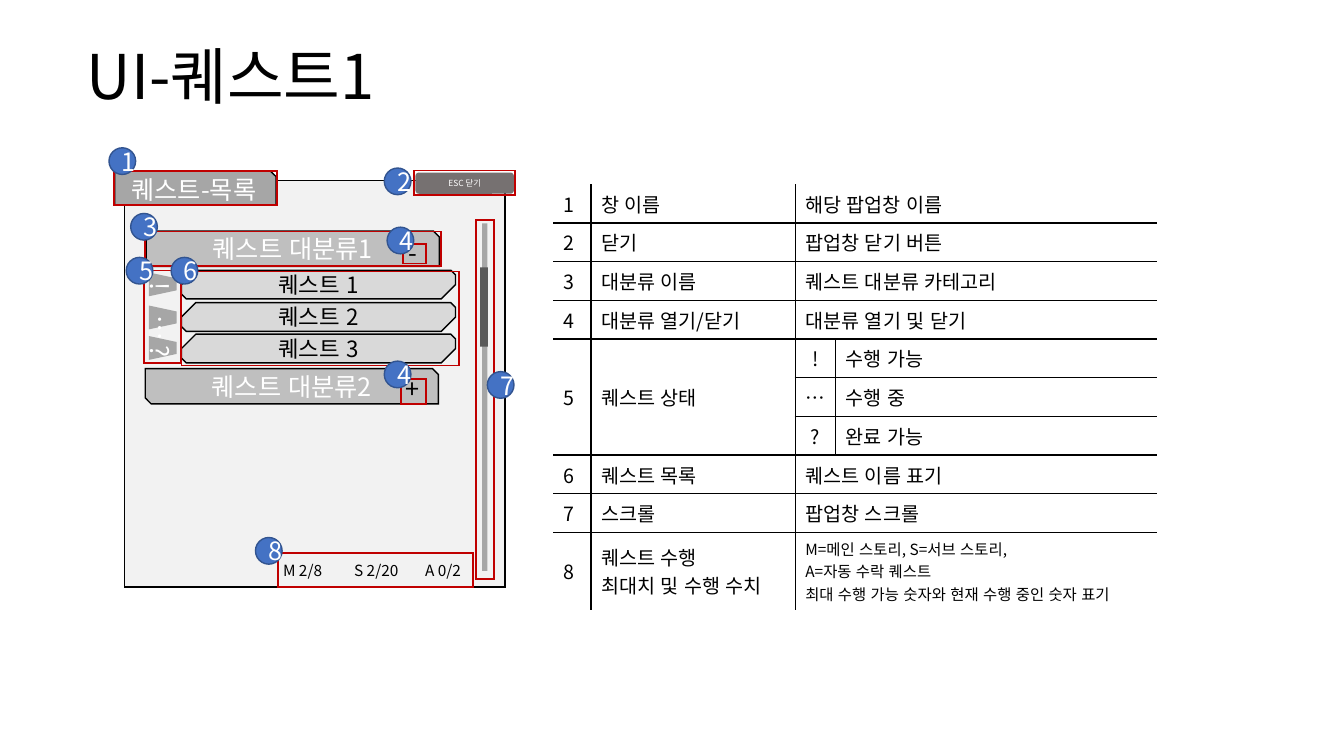
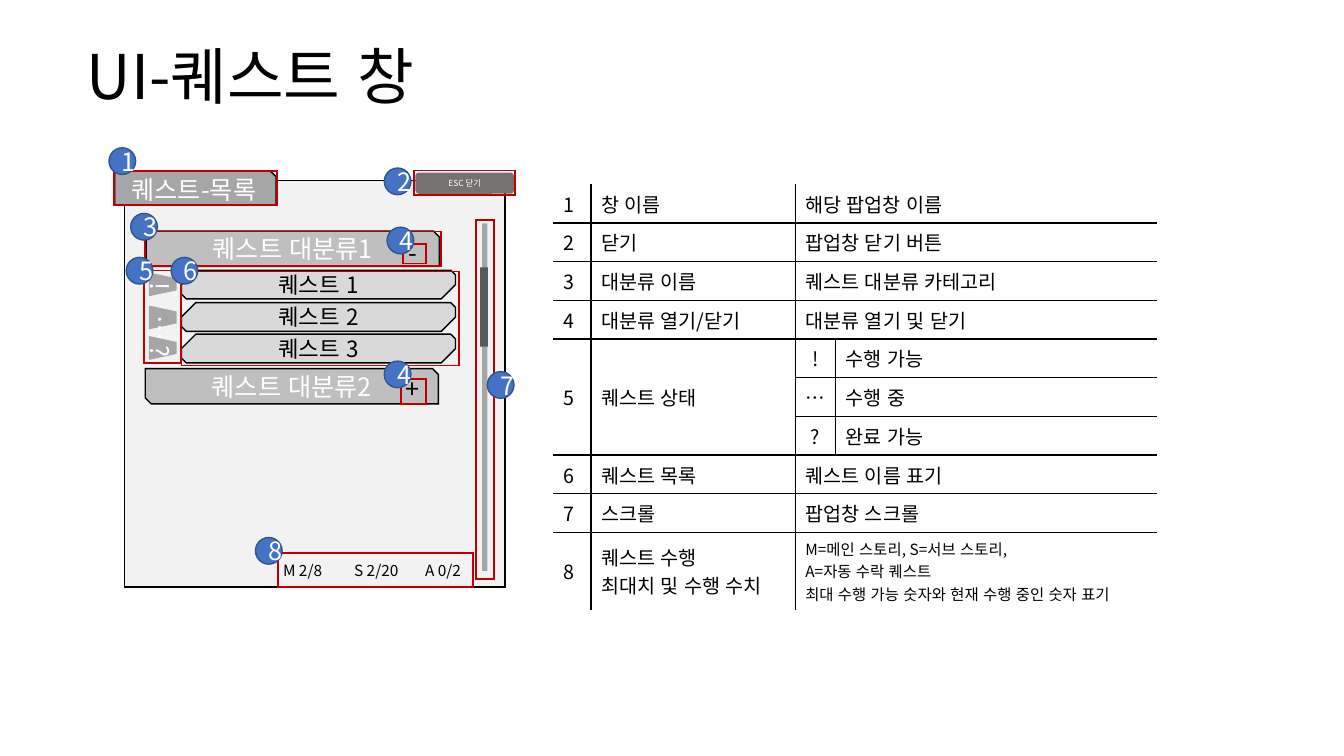
Before and after one commit to yjk0401/unityenginebasic_9th, a slide deck: slide 17 of 기획/방랑엽사전/퀘스트 시스템 기획서.pptx (slide 19 before the commit). Drawn at 1344x756 pixels with LibreOffice and Linux fonts; fonts in the diff are those of the drawing. Boxes give left, top, right and bottom in pixels: in the first picture for what was removed or moved away, otherwise in the second. Text is boxed around its words. In the diff, an @@ line names an element or a change of style, - is before the commit and + after.

```diff
--- a/기획/방랑엽사전/퀘스트 시스템 기획서.pptx
+++ b/기획/방랑엽사전/퀘스트 시스템 기획서.pptx
@@ text at [87,47,415,104]: text changed @@
-UI-퀘스트1
+UI-퀘스트 창
```
Also in this commit, not shown: 1 other slide changed, 4 other files.
